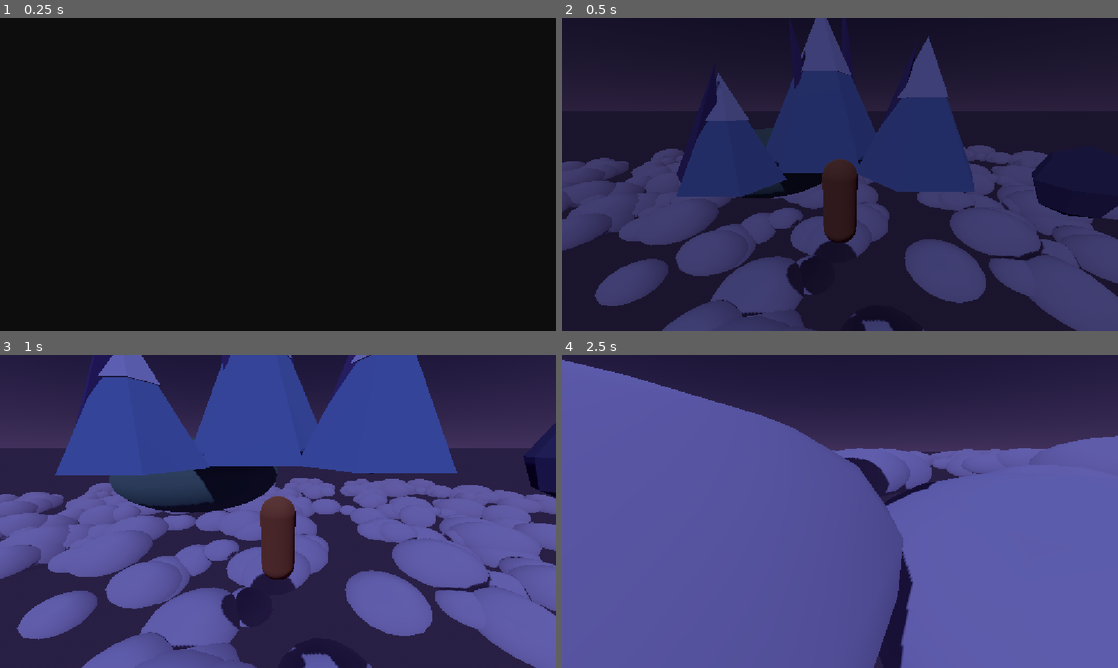
Above: before the commit, frames 1-4 (two rows, left to right).
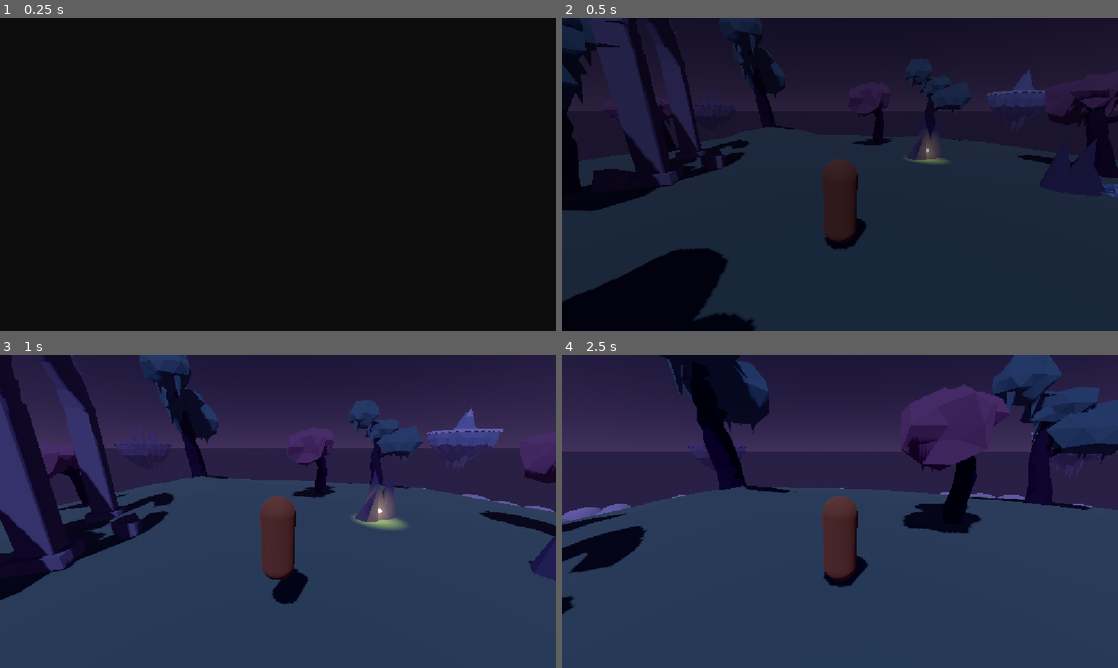
Above: after the commit, the same moments.

Repository: JackVoltaire/Dhull-Garden
Game: Godot game, scene res://scenes/main/main.tscn
Same seed, same stepped clock (60 frames per second), same inputs: the game is played once before the commit and once after it.
Inputs (mouse positions are in pixels of both pictures, inside the frame that each line leads up to):
- Up to frame 1 (0.25 s): no input
- Up to frame 2 (0.5 s): no input
- Up to frame 3 (1 s): tap Enter at 0.5 s; move the mouse to (305, 511) at 0.52 s; hold W (move_forward) from 0.53 s (still down); hold E (interact) from 0.53 s (still down); tap Space (jump) at 0.77 s
- Up to frame 4 (2.5 s): keep holding W (move_forward); move the mouse to (812, 511) at 1.27 s; release E (interact) at 1.28 s; tap Shift (sprint) at 1.35 s; tap Space (jump) at 1.52 s; move the mouse to (851, 505) at 2.02 s; hold E (interact) from 2.03 s (still down)

Frame 1 is identical in both runs. In frame 2, 53% of the frame differs, in the area x 0-100%, y 0-100%; in frame 3, 83%; in frame 4, 83%.

Commit message:
Model the dream island in Blender to move it away from candy land
Replace the CSG shapes with first-pass Blender models, keeping the look
slightly goth through shape rather than palette:

- island_main: irregular outline, rolling grass with a hill, a grass lip
  that overhangs the cliff in jagged teeth, faceted rock strata darkening
  downward, and rock spikes hanging underneath.
- island_spooky and island_chilly: the same base with leaning spires and
  a curled dead tree, or ice peaks with snowcaps.
- goth_tree_rose / goth_tree_teal: twisting trunks that curl over at the
  top, curling branches, and jagged leaf clumps with points hanging down.
- rock_shards: a cluster of leaning angular spikes.
- ruin_arch: a pointed gothic arch of chunky blocks with its keystone
  fallen.

Models carry collision through name suffixes and use the shared toon
materials, with two new palette entries (toon_rock_dark, toon_stone).
The level places everything on the modeled surface; the stream and
waterfall follow the new edge. The unused CSG floating_island and
dream_tree props are removed.

Co-Authored-By: Claude Opus 5.5 <noreply@anthropic.com>
Claude-Session: https://claude.ai/code/session_013RjMaTeWn1PX4jR88jfaZg

Diff:
--- /dev/null
+++ b/assets/materials/toon_rock_dark.tres
@@ -0,0 +1,7 @@
+[gd_resource type="StandardMaterial3D" format=3]
+
+[resource]
+resource_name = "toon_rock_dark"
+albedo_color = Color(0.26, 0.24, 0.33, 1)
+diffuse_mode = 3
+specular_mode = 2
--- /dev/null
+++ b/assets/materials/toon_stone.tres
@@ -0,0 +1,7 @@
+[gd_resource type="StandardMaterial3D" format=3]
+
+[resource]
+resource_name = "toon_stone"
+albedo_color = Color(0.6, 0.57, 0.63, 1)
+diffuse_mode = 3
+specular_mode = 2
--- a/scenes/levels/dream_island/dream_island.tscn
+++ b/scenes/levels/dream_island/dream_island.tscn
@@ -2,22 +2,20 @@
 
 [ext_resource type="Script" path="res://scenes/levels/level.gd" id="1_level"]
 [ext_resource type="PackedScene" path="res://scenes/player/player.tscn" id="2_player"]
-[ext_resource type="PackedScene" path="res://scenes/props/floating_island/floating_island.tscn" id="3_island"]
-[ext_resource type="PackedScene" path="res://scenes/props/dream_tree/dream_tree.tscn" id="4_tree"]
+[ext_resource type="PackedScene" path="res://assets/models/island_main/island_main.glb" id="3_island"]
+[ext_resource type="PackedScene" path="res://assets/models/goth_tree_rose/goth_tree_rose.glb" id="4_tree_rose"]
 [ext_resource type="PackedScene" path="res://scenes/props/waterfall/waterfall.tscn" id="5_waterfall"]
 [ext_resource type="PackedScene" path="res://scenes/props/shiny_spot/shiny_spot.tscn" id="6_spot"]
 [ext_resource type="Script" path="res://scenes/environment/sky_cycle.gd" id="7_sky_cycle"]
 [ext_resource type="Script" path="res://scenes/environment/cloud_sea.gd" id="8_cloud_sea"]
 [ext_resource type="Shader" path="res://assets/shaders/stylized_water.gdshader" id="9_water"]
 [ext_resource type="Resource" path="res://data/minigames/sample_2d.tres" id="10_sample_2d"]
-[ext_resource type="Material" path="res://assets/materials/toon_grass.tres" id="11_grass"]
-[ext_resource type="Material" path="res://assets/materials/toon_island_rock.tres" id="12_rock"]
-[ext_resource type="Material" path="res://assets/materials/toon_leaves_mint.tres" id="13_mint"]
+[ext_resource type="PackedScene" path="res://assets/models/goth_tree_teal/goth_tree_teal.glb" id="11_tree_teal"]
+[ext_resource type="PackedScene" path="res://assets/models/rock_shards/rock_shards.glb" id="12_rocks"]
+[ext_resource type="PackedScene" path="res://assets/models/ruin_arch/ruin_arch.glb" id="13_ruin"]
 [ext_resource type="Material" path="res://assets/materials/toon_cloud.tres" id="14_cloud"]
-[ext_resource type="Material" path="res://assets/materials/toon_spooky.tres" id="15_spooky"]
-[ext_resource type="Material" path="res://assets/materials/toon_snow.tres" id="16_snow"]
-[ext_resource type="Material" path="res://assets/materials/toon_ice.tres" id="17_ice"]
-[ext_resource type="Material" path="res://assets/materials/toon_bark.tres" id="18_bark"]
+[ext_resource type="PackedScene" path="res://assets/models/island_spooky/island_spooky.glb" id="15_spooky"]
+[ext_resource type="PackedScene" path="res://assets/models/island_chilly/island_chilly.glb" id="16_chilly"]
 
 [sub_resource type="Gradient" id="Gradient_sky_top"]
 offsets = PackedFloat32Array(0, 0.2, 0.25, 0.33, 0.72, 0.78, 0.86, 1)
@@ -105,67 +103,51 @@
 night_light_energy = 0.3
 
 [node name="Island" parent="." instance=ExtResource("3_island")]
-radius = 18.0
-depth = 16.0
 
-[node name="Hill" type="CSGSphere3D" parent="Island"]
-transform = Transform3D(1, 0, 0, 0, 0.45, 0, 0, 0, 1, -6, -1.5, -7)
-radius = 6.0
-radial_segments = 24
-rings = 12
-material = ExtResource("11_grass")
+[node name="Tree1" parent="." instance=ExtResource("4_tree_rose")]
+transform = Transform3D(0.939693, 0, 0.34202, 0, 1, 0, -0.34202, 0, 0.939693, 3.5, 0.493, -7)
 
-[node name="SpringRock" type="CSGSphere3D" parent="Island"]
-transform = Transform3D(1, 0, 0, 0, 1, 0, 0, 0, 1, 8.4, 0.2, 4)
-radius = 1.3
-radial_segments = 7
-rings = 4
-smooth_faces = false
-material = ExtResource("12_rock")
+[node name="Tree2" parent="." instance=ExtResource("11_tree_teal")]
+transform = Transform3D(-0.880951, 0, 0.739206, 0, 1.15, 0, -0.739206, 0, -0.880951, -10, 0.286, 4)
 
-[node name="DigRock" type="CSGSphere3D" parent="Island"]
-transform = Transform3D(1, 0, 0, 0, 1, 0, 0, 0, 1, 5, 0.3, -1.5)
-radius = 1.2
-radial_segments = 7
-rings = 4
-smooth_faces = false
-material = ExtResource("12_rock")
+[node name="Tree3" parent="." instance=ExtResource("4_tree_rose")]
+transform = Transform3D(0.232937, 0, 0.869333, 0, 0.9, 0, -0.869333, 0, 0.232937, -3, 0.319, 10)
 
-[node name="TreePink1" parent="." instance=ExtResource("4_tree")]
-transform = Transform3D(0.939693, 0, 0.34202, 0, 1, 0, -0.34202, 0, 0.939693, 3.5, 0, -7)
+[node name="Tree4" parent="." instance=ExtResource("11_tree_teal")]
+transform = Transform3D(-1.12763, 0, -0.410424, 0, 1.2, 0, 0.410424, 0, -1.12763, 9, 0.624, -10)
 
-[node name="TreeMint1" parent="." instance=ExtResource("4_tree")]
-transform = Transform3D(-0.880951, 0, 0.739206, 0, 1.15, 0, -0.739206, 0, -0.880951, -10, 0, 4)
-leaves_material = ExtResource("13_mint")
+[node name="Tree5" parent="." instance=ExtResource("4_tree_rose")]
+transform = Transform3D(0.601041, 0, 0.601041, 0, 0.85, 0, -0.601041, 0, 0.601041, -13, 0.189, -5)
 
-[node name="TreePink2" parent="." instance=ExtResource("4_tree")]
-transform = Transform3D(0.232937, 0, 0.869333, 0, 0.9, 0, -0.869333, 0, 0.232937, -3, 0, 10)
+[node name="Tree6" parent="." instance=ExtResource("11_tree_teal")]
+transform = Transform3D(0.65, 0, -1.12583, 0, 1.3, 0, 1.12583, 0, 0.65, -6, 1.89, -7)
 
-[node name="TreePink3" parent="." instance=ExtResource("4_tree")]
-transform = Transform3D(-1.12763, 0, -0.410424, 0, 1.2, 0, 0.410424, 0, -1.12763, 9, 0, -10)
+[node name="Tree7" parent="." instance=ExtResource("4_tree_rose")]
+transform = Transform3D(-0.324919, 0, -0.892708, 0, 0.95, 0, 0.892708, 0, -0.324919, 12, 0.283, 2)
 
-[node name="TreeMint2" parent="." instance=ExtResource("4_tree")]
-transform = Transform3D(0.65, 0, -1.12583, 0, 1.3, 0, 1.12583, 0, 0.65, -6, 1.1, -7)
-leaves_material = ExtResource("13_mint")
+[node name="DigRock" parent="." instance=ExtResource("12_rocks")]
+transform = Transform3D(0.965926, 0, 0.258819, 0, 1, 0, -0.258819, 0, 0.965926, 5, 0.418, -1.5)
 
-[node name="TreeMint3" parent="." instance=ExtResource("4_tree")]
-transform = Transform3D(0.601041, 0, 0.601041, 0, 0.85, 0, -0.601041, 0, 0.601041, -13, 0, -5)
-leaves_material = ExtResource("13_mint")
+[node name="SpringRock" parent="." instance=ExtResource("12_rocks")]
+transform = Transform3D(-0.751754, 0, 0.273616, 0, 0.8, 0, -0.273616, 0, -0.751754, 8.4, 0.337, 4)
+
+[node name="Ruin" parent="." instance=ExtResource("13_ruin")]
+transform = Transform3D(0.34202, 0, -0.939693, 0, 1, 0, 0.939693, 0, 0.34202, -8, 0.423, 1)
 
 [node name="Stream" type="MeshInstance3D" parent="."]
-transform = Transform3D(1, 0, 0, 0, 1, 0, 0, 0, 1, 13, 0.03, 4)
+transform = Transform3D(1.17722, 0.030646, 0, -0.0360941, 0.99953, 0, 0, 0, 1, 14.3, 0.2225, 4)
 mesh = SubResource("PlaneMesh_stream")
 surface_material_override/0 = SubResource("ShaderMaterial_stream")
 
 [node name="Waterfall" parent="." instance=ExtResource("5_waterfall")]
-transform = Transform3D(6.12323e-17, 0, 1, 0, 1, 0, -1, 0, 6.12323e-17, 17.6, 0.03, 4)
+transform = Transform3D(6.12323e-17, 0, 1, 0, 1, 0, -1, 0, 6.12323e-17, 20.6, 0.05, 4)
 
 [node name="ShinySpot" parent="." instance=ExtResource("6_spot")]
-transform = Transform3D(1, 0, 0, 0, 1, 0, 0, 0, 1, 5, 0.7, -0.2)
+transform = Transform3D(1, 0, 0, 0, 1, 0, 0, 0, 1, 5, 0.918, -0.75)
 minigame = ExtResource("10_sample_2d")
 
 [node name="CloudSea" type="MultiMeshInstance3D" parent="."]
-transform = Transform3D(1, 0, 0, 0, 1, 0, 0, 0, 1, 0, -24, 0)
+transform = Transform3D(1, 0, 0, 0, 1, 0, 0, 0, 1, 0, -26, 0)
 script = ExtResource("8_cloud_sea")
 cloud_material = ExtResource("14_cloud")
 count = 700
@@ -173,124 +155,11 @@
 height_variation = 1.5
 size_range = Vector2(8, 18)
 
-[node name="SpookyIsland" parent="." instance=ExtResource("3_island")]
-transform = Transform3D(1, 0, 0, 0, 1, 0, 0, 0, 1, -55, 6, -80)
-radius = 9.0
-depth = 11.0
-top_material = ExtResource("15_spooky")
+[node name="SpookyIsland" parent="." instance=ExtResource("15_spooky")]
+transform = Transform3D(0.866025, 0, 0.5, 0, 1, 0, -0.5, 0, 0.866025, -55, 6, -80)
 
-[node name="Spire1" type="CSGCylinder3D" parent="SpookyIsland"]
-transform = Transform3D(0.990268, -0.139173, 0, 0.139173, 0.990268, 0, 0, 0, 1, -2, 3.55, -1)
-radius = 0.9
-height = 7.5
-sides = 4
-cone = true
-smooth_faces = false
-material = ExtResource("15_spooky")
-
-[node name="Spire2" type="CSGCylinder3D" parent="SpookyIsland"]
-transform = Transform3D(0.978148, 0.207912, 0, -0.207912, 0.978148, 0, 0, 0, 1, 2.5, 2.55, 1.5)
-radius = 0.9
-height = 5.5
-sides = 4
-cone = true
-smooth_faces = false
-material = ExtResource("15_spooky")
-
-[node name="Spire3" type="CSGCylinder3D" parent="SpookyIsland"]
-transform = Transform3D(0.997564, -0.0697565, 0, 0.0697565, 0.997564, 0, 0, 0, 1, 0.5, 4.55, -4)
-radius = 0.9
-height = 9.5
-sides = 4
-cone = true
-smooth_faces = false
-material = ExtResource("15_spooky")
-
-[node name="Spire4" type="CSGCylinder3D" parent="SpookyIsland"]
-transform = Transform3D(0.951057, 0.309017, 0, -0.309017, 0.951057, 0, 0, 0, 1, -5, 2.05, 3)
-radius = 0.9
-height = 4.5
-sides = 4
-cone = true
-smooth_faces = false
-material = ExtResource("15_spooky")
-
-[node name="DeadTree" type="CSGCylinder3D" parent="SpookyIsland"]
-transform = Transform3D(0.984808, 0.173648, 0, -0.173648, 0.984808, 0, 0, 0, 1, 4.5, 1.6, -2)
-radius = 0.25
-height = 3.4
-sides = 5
-smooth_faces = false
-material = ExtResource("18_bark")
-
-[node name="DeadBranch" type="CSGCylinder3D" parent="SpookyIsland"]
-transform = Transform3D(0.573576, -0.819152, 0, 0.819152, 0.573576, 0, 0, 0, 1, 4, 3, -2)
-radius = 0.12
-height = 1.8
-sides = 4
-smooth_faces = false
-material = ExtResource("18_bark")
-
-[node name="ChillyIsland" parent="." instance=ExtResource("3_island")]
-transform = Transform3D(1, 0, 0, 0, 1, 0, 0, 0, 1, 68, 10, -72)
-radius = 10.0
-depth = 12.0
-top_material = ExtResource("16_snow")
-rock_material = ExtResource("17_ice")
-
-[node name="Peak1" type="CSGCylinder3D" parent="ChillyIsland"]
-transform = Transform3D(1, 0, 0, 0, 1, 0, 0, 0, 1, -1, 3.8, -2)
-radius = 4.0
-height = 8.0
-sides = 6
-cone = true
-smooth_faces = false
-material = ExtResource("17_ice")
-
-[node name="Snowcap1" type="CSGCylinder3D" parent="ChillyIsland"]
-transform = Transform3D(1, 0, 0, 0, 1, 0, 0, 0, 1, -1, 6.24, -2)
-radius = 1.68
-height = 3.36
-sides = 6
-cone = true
-smooth_faces = false
-material = ExtResource("16_snow")
-
-[node name="Peak2" type="CSGCylinder3D" parent="ChillyIsland"]
-transform = Transform3D(1, 0, 0, 0, 1, 0, 0, 0, 1, 3.5, 2.55, 1.5)
-radius = 2.8
-height = 5.5
-sides = 6
-cone = true
-smooth_faces = false
-material = ExtResource("17_ice")
-
-[node name="Snowcap2" type="CSGCylinder3D" parent="ChillyIsland"]
-transform = Transform3D(1, 0, 0, 0, 1, 0, 0, 0, 1, 3.5, 4.29, 1.5)
-radius = 1.18
-height = 2.31
-sides = 6
-cone = true
-smooth_faces = false
-material = ExtResource("16_snow")
-
-[node name="Peak3" type="CSGCylinder3D" parent="ChillyIsland"]
-transform = Transform3D(1, 0, 0, 0, 1, 0, 0, 0, 1, -4.5, 1.8, 2.5)
-radius = 2.2
-height = 4.0
-sides = 6
-cone = true
-smooth_faces = false
-material = ExtResource("17_ice")
-
-[node name="Snowcap3" type="CSGCylinder3D" parent="ChillyIsland"]
-transform = Transform3D(1, 0, 0, 0, 1, 0, 0, 0, 1, -4.5, 3.12, 2.5)
-radius = 0.924
-height = 1.68
-sides = 6
-cone = true
-smooth_faces = false
-material = ExtResource("16_snow")
+[node name="ChillyIsland" parent="." instance=ExtResource("16_chilly")]
+transform = Transform3D(0.939693, 0, -0.34202, 0, 1, 0, 0.34202, 0, 0.939693, 68, 10, -72)
 
 [node name="Player" parent="." instance=ExtResource("2_player")]
-transform = Transform3D(1, 0, 0, 0, 1, 0, 0, 0, 1, 0, 0.1, 7)
+transform = Transform3D(1, 0, 0, 0, 1, 0, 0, 0, 1, 0, 0.441, 7)
Binary file added: assets/models/goth_tree_rose/goth_tree_rose.glb
Not shown, added: assets/models/goth_tree_rose/goth_tree_rose.glb.import
Binary file added: assets/models/goth_tree_teal/goth_tree_teal.glb
Not shown, added: assets/models/goth_tree_teal/goth_tree_teal.glb.import
Binary file added: assets/models/island_chilly/island_chilly.glb
Not shown, added: assets/models/island_chilly/island_chilly.glb.import
Binary file added: assets/models/island_main/island_main.glb
Not shown, added: assets/models/island_main/island_main.glb.import
Binary file added: assets/models/island_spooky/island_spooky.glb
Not shown, added: assets/models/island_spooky/island_spooky.glb.import
Binary file added: assets/models/rock_shards/rock_shards.glb
Not shown, added: assets/models/rock_shards/rock_shards.glb.import
(and 9 more such lines)
